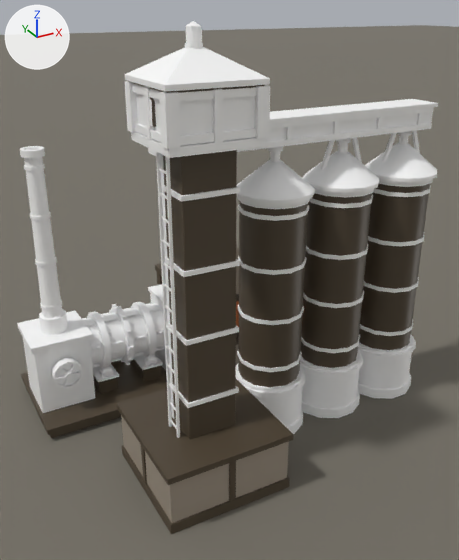
Renders of the Blender file src/DeepFrontier/Art/Source/FertilizerWorks-ReferenceStudy.blend from each side of a commit.
The view is the same before and after, from a 50 mm camera at (-8.67, -11.59, 7.09) aimed at (-3.75, -2.65, 2.62). The axes (+X, +Y, +Z) are drawn at upper left. The lights are the same throughout. The picture after the commit comes second.

The older version as bpy lines, for what is in view:
```python
ob_draughtfan = bpy.data.objects.new('DraughtFan', me_draughtfan)
ob_draughtfan.location = (-6.5, -1.73, 1.0)
ob_drierdrum = bpy.data.objects.new('DrierDrum', me_drierdrum)
ob_drierdrum.location = (-5.22, -1.0, 1.15)
ob_elevatorbeacon = bpy.data.objects.new('ElevatorBeacon', me_elevatorbeacon)
ob_elevatorbeacon.location = (-5.0, -4.0, 6.69)
ob_fertilizerworks_architecture = bpy.data.objects.new('FertilizerWorks.Architecture', me_fertilizerworks_architecture)
ob_fertilizerworks_architecture.location = (0.0, 0.0, 0.0)
ob_plane = bpy.data.objects.new('Plane', me_plane)
ob_plane.location = (0.0, 0.0, -0.04)
```
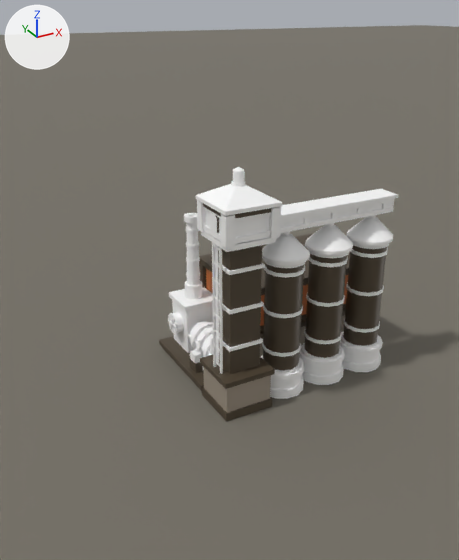
Boxes [x1, y1, x2, y2] around the edits, measured in the pictures (459 x 560 px; the box of a moved part takes in the faces that stretch with it):
'FertilizerWorks.Architecture', reshaped (43% narrower, 50% shorter): before [17, 21, 438, 534]; after [159, 167, 398, 422]
'DrierDrum', reshaped, moved: before [82, 302, 165, 368]; after [188, 321, 213, 357]
'ElevatorBeacon', moved: before [186, 29, 202, 44]; after [233, 172, 245, 184]
'DraughtFan', moved: before [56, 364, 82, 387]; after [168, 315, 176, 333]
part 1 of me_fertilizerworks_architecture, moved or reshaped (mostly hidden): before [157, 272, 162, 285]; after [199, 263, 206, 288]
part 2 of me_fertilizerworks_architecture, added: after [342, 352, 381, 372]
part 3 of me_fertilizerworks_architecture, moved or reshaped: before [359, 184, 430, 350]; after [343, 246, 387, 346]
part 4 of me_fertilizerworks_architecture, added: after [343, 318, 380, 333]
part 5 of me_fertilizerworks_architecture, added: after [346, 282, 384, 296]
part 6 of me_fertilizerworks_architecture, added: after [350, 247, 388, 258]
part 7 of me_fertilizerworks_architecture, moved or reshaped: before [379, 179, 433, 187]; after [353, 242, 389, 249]
part 8 of me_fertilizerworks_architecture, added: after [340, 339, 383, 354]
part 9 of me_fertilizerworks_architecture, added: after [302, 364, 344, 385]
part 10 of me_fertilizerworks_architecture, moved or reshaped: before [301, 193, 372, 368]; after [304, 253, 347, 358]
part 11 of me_fertilizerworks_architecture, added: after [304, 329, 342, 344]
part 12 of me_fertilizerworks_architecture, added: after [306, 292, 345, 307]
part 13 of me_fertilizerworks_architecture, deleted: before [17, 21, 438, 534]
part 14 of me_fertilizerworks_architecture, cut back: before [121, 201, 413, 523]; after [159, 167, 398, 422]
part 15 of me_drierdrum, added: after [189, 321, 213, 354]
part 16 of me_drierdrum, deleted: before [82, 303, 165, 368]
part 17 of me_drierdrum, moved or reshaped: before [82, 302, 165, 365]; after [190, 322, 213, 357]

The change, as a list of edits to the scene's bpy script:
```text
Change me_fertilizerworks_architecture:
    remove me_fertilizerworks_architecture.from_pydata(...)  # 3894 vertices, 2291 faces; spans x -7.05..0.06, y -5.05..0.26, z -0.03..6.87
    add me_fertilizerworks_architecture.from_pydata(...)  # 3086 vertices, 1857 faces; spans x -4.05..0.06, y -3.05..0.26, z -0.03..4.57
    me_fertilizerworks_architecture part 1: the loose piece of 8 vertices spanning x -4.03..-3.87, y -0.13..0.04, z 1.0..1.92 is moved by (1.0, 0.0, 0.0)
    me_fertilizerworks_architecture part 2: a new loose piece, a 12-sided cylinder along z spanning x -0.95..-0.05, y -2.95..-2.05, z -0.03..0.16, in mat_basemetal_ironteeth (its picture is missing)
    me_fertilizerworks_architecture part 3: the loose piece of 24 vertices spanning x -1.21..-0.11, y -3.85..-2.75, z 1.0..4.3 is scaled about its middle by (0.655, 0.655, 0.682), then moved by (0.16, 0.8, -0.98)
    me_fertilizerworks_architecture part 4: a new loose piece, a 12-sided cylinder along z spanning x -0.88..-0.12, y -2.88..-2.12, z 0.865..0.935, in mat_basemetal_ironteeth (its picture is missing)
    me_fertilizerworks_architecture part 5: a new loose piece, a 12-sided cylinder along z spanning x -0.88..-0.12, y -2.88..-2.12, z 1.69..1.76, in mat_basemetal_ironteeth (its picture is missing)
    me_fertilizerworks_architecture part 6: a new loose piece, a 12-sided cylinder along z spanning x -0.88..-0.12, y -2.88..-2.12, z 2.515..2.585, in mat_basemetal_ironteeth (its picture is missing)
    me_fertilizerworks_architecture part 7: the loose piece of 24 vertices spanning x -1.25..-0.08, y -3.89..-2.71, z 4.2..4.3 is scaled about its middle by (0.675, 0.675, 1), then moved by (0.16, 0.8, -1.5)
    me_fertilizerworks_architecture part 8: a new loose piece, a 12-sided cylinder along z spanning x -0.954..-0.046, y -2.954..-2.046, z 0.4..0.5, in mat_basemetal_ironteeth (its picture is missing)
    me_fertilizerworks_architecture part 9: a new loose piece, a 12-sided cylinder along z spanning x -1.95..-1.05, y -2.95..-2.05, z -0.03..0.16, in mat_basemetal_ironteeth (its picture is missing)
    me_fertilizerworks_architecture part 10: the loose piece of 24 vertices spanning x -2.53..-1.43, y -3.85..-2.75, z 1.0..4.3 is scaled about its middle by (0.655, 0.655, 0.682), then moved by (0.48, 0.8, -0.98)
    me_fertilizerworks_architecture part 11: a new loose piece, a 12-sided cylinder along z spanning x -1.88..-1.12, y -2.88..-2.12, z 0.865..0.935, in mat_basemetal_ironteeth (its picture is missing)
    me_fertilizerworks_architecture part 12: a new loose piece, a 12-sided cylinder along z spanning x -1.88..-1.12, y -2.88..-2.12, z 1.69..1.76, in mat_basemetal_ironteeth (its picture is missing)
    me_fertilizerworks_architecture part 13: 265 loose pieces with 2558 vertices, spanning x -7.05..-0.01, y -5.05..0.26, z -0.03..6.87, are deleted
    me_fertilizerworks_architecture part 14: 58 vertices moved from x -4.06..-3.87, y -2.06..0.06, z 0.9..2.0 to x -3.06..-2.87, y -2.06..0.06, z 0.9..2.0; 177 vertices removed from x -6.0..-0.04, y -5.0..0.03, z -0.03..4.3; 1731 vertices added at x -4.05..-0.04, y -3.05..0.05, z -0.03..4.57
    other edits to the shape of me_fertilizerworks_architecture do not show in these pictures
Change me_drierdrum:
    remove me_drierdrum.from_pydata(...)  # 504 vertices, 402 faces; spans x -0.78..0.78, y -0.6..0.6, z -0.6..0.6
    add me_drierdrum.from_pydata(...)  # 504 vertices, 366 faces; spans x -0.42..0.42, y -0.53..0.52, z -0.42..0.42
    me_drierdrum part 15: a new loose piece, a 12-sided cylinder along y spanning x -0.3..0.3, y -0.53..0.52, z -0.3..0.3, in mat_basemetal_ironteeth (its picture is missing)
    me_drierdrum part 16: 36 loose pieces with 344 vertices, spanning x -0.74..0.74, y -0.6..0.6, z -0.6..0.6, are deleted
    me_drierdrum part 17: 1 vertex moved within x -0.08, y -0.48, z 0.28; 143 vertices removed from x -0.78..0.78, y -0.56..0.56, z -0.56..0.56; 215 vertices added at x -0.38..0.38, y -0.48..0.51, z -0.38..0.38
    other edits to the shape of me_drierdrum do not show in these pictures
Change ob_elevatorbeacon:
    ob_elevatorbeacon.location: (-5.0, -4.0, 6.69) -> (-3.5, -2.5, 4.39)
Change ob_draughtfan:
    ob_draughtfan.location: (-6.5, -1.73, 1.0) -> (-3.91, -0.41, 0.78)
Change ob_drierdrum:
    ob_drierdrum.location: (-5.22, -1.0, 1.15) -> (-3.45, -1.43, 0.64)
```
